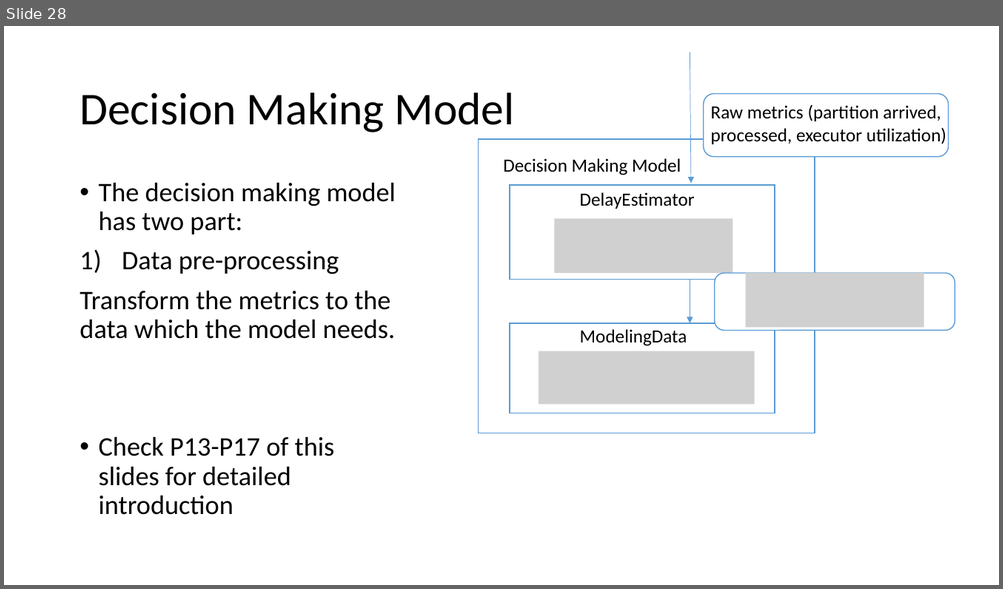
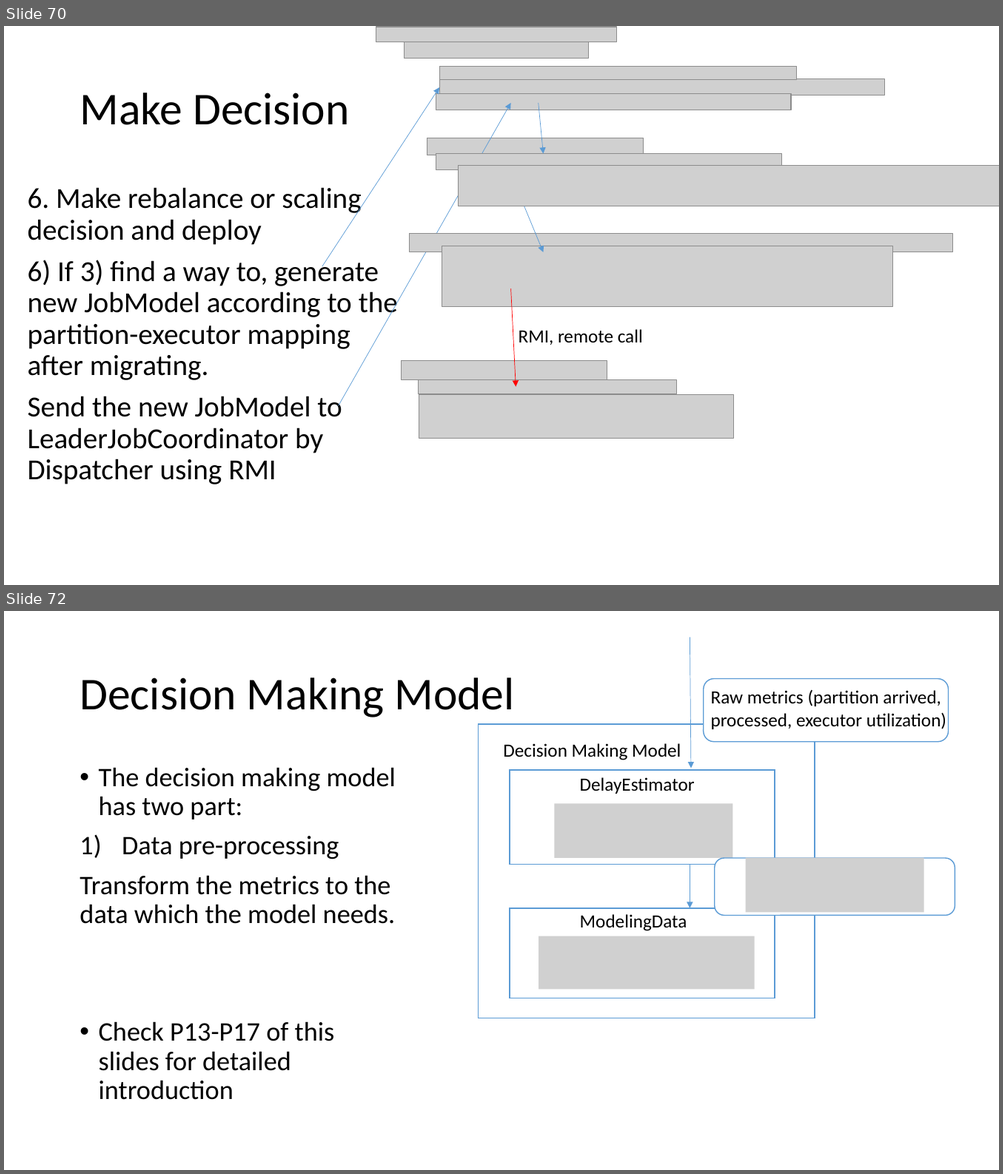
Before and after one commit to Swrrt/Samza-Documents, a slide deck: Documentation/DelayGuaranteeStructure.pptx. Shown one above the other, each under a label of ours: slide 28 before the commit, slides 70 and 72 after it; the slides between them are not shown. The pictures are 1003x589 and 1003x1174 pixels, drawn with LibreOffice and Linux fonts; fonts in the diff are those of the drawing; grey boxes stand for pictures. Boxes give left, top, right and bottom in pixels: in the first picture for what was removed or moved away, otherwise in the second. Text is boxed around its words. In the diff, an @@ line names an element or a change of style, - is before the commit and + after.

```diff
--- a/Documentation/DelayGuaranteeStructure.pptx
+++ b/Documentation/DelayGuaranteeStructure.pptx
@@ slide 70 added at [4, 26, 999, 585], background #FFFFFF @@
@@ picture added at [375, 27, 617, 42] @@
@@ picture added at [404, 42, 588, 58] @@
@@ picture added at [439, 66, 796, 80] @@
@@ arrow added from (322, 267) to (439, 87), #5B9BD5 0.5 pt @@
@@ picture added at [439, 79, 885, 96] @@
@@ title added at [79, 93, 350, 125], 44 pt, text #000000 @@
+Make Decision
@@ arrow added from (338, 406) to (511, 103), #5B9BD5 0.5 pt @@
@@ picture added at [436, 94, 791, 110] @@
@@ arrow added from (538, 103) to (543, 153), #5B9BD5 0.5 pt @@
@@ picture added at [427, 138, 643, 155] @@
@@ picture added at [436, 153, 782, 170] @@
@@ picture added at [458, 166, 999, 207] @@
@@ text added at [28, 187, 398, 485], 28 pt, text #000000 @@
+6. Make rebalance or scaling decision and deploy
+6) If 3) find a way to, generate new JobModel according to the partition-executor mapping after migrating.
+Send the new JobModel to LeaderJobCoordinator by Dispatcher using RMI
@@ arrow added from (524, 207) to (543, 253), #5B9BD5 0.5 pt @@
@@ picture added at [409, 234, 952, 253] @@
@@ picture added at [442, 246, 893, 306] @@
@@ arrow added from (511, 289) to (516, 387), #FF0000 0.5 pt @@
@@ text added at [518, 329, 643, 345], 18 pt, text #000000 @@
+RMI, remote call
@@ picture added at [401, 361, 607, 380] @@
@@ picture added at [418, 380, 677, 395] @@
@@ picture added at [419, 395, 734, 438] @@
@@ what was slide 28 is now slide 72 @@
```
Also in this commit, not shown: 15 slides changed, 57 other slides added, 10 slides removed.
